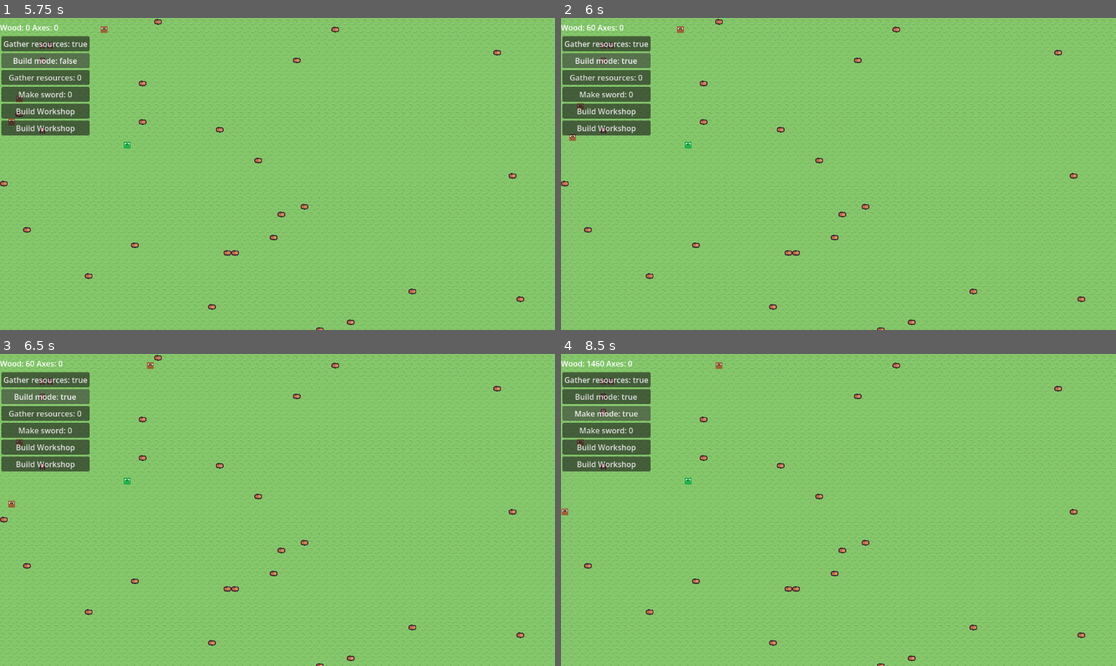
Above: before the commit, frames 1-4 (two rows, left to right).
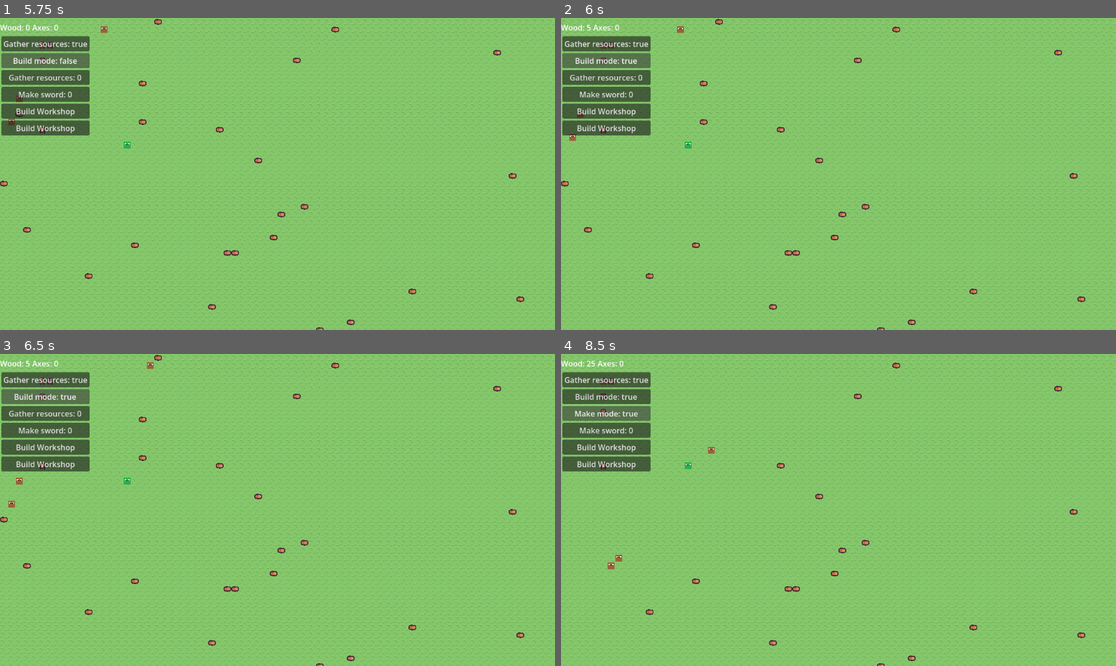
Above: after the commit, the same moments.

Repository: amandodaw/zd-prototype
Game: Godot game, scene res://scenes/world.tscn
Same seed, same stepped clock (60 frames per second), same inputs: the game is played once before the commit and once after it.
Inputs:
- Up to frame 1 (5.75 s): click "Build Workshop" at 0.5 s; click "Build Workshop" at 1.25 s; click "Gather resources: 0" at 2 s; click "Gather resources: true" at 2.75 s; click "Gather resources: false" at 3.5 s; click "Gather resources: 0" at 4.25 s; click "Build mode: true" at 5 s
- Up to frame 2 (6 s): click "Build mode: false" at 5.75 s
- Up to frame 3 (6.5 s): no input
- Up to frame 4 (8.5 s): click "Gather resources: 0" at 6.5 s; click "Make mode: true" at 7.25 s; click "Make mode: false" at 8 s

Frame 1 is identical in both runs. In frame 2, 0.1% of the frame differs, in the area x 2-12%, y 2-32%; in frame 3, 0.1%; in frame 4, 0.4%, in the area x 0-30%, y 2-70%.

Commit message:
Implementado sistema ai funcional.

Diff:
--- a/scripts/entity.gd
+++ b/scripts/entity.gd
@@ -17,8 +17,6 @@
 	return componentes.has(component)
 
 # FIN MIERDA NUEVA
-var target_pos : Vector2i = GridUtils.INVALID
-var adyacent_target_pos : Vector2i = GridUtils.INVALID
 
 var speed := 0.1
 var speed_cont := 0.0
@@ -42,12 +40,12 @@
 # ------------------------------------------------
 
 func set_astar_path() ->void:
-	var choosed_pos = target_pos
+	var choosed_pos = get_component(TargetComponent).target_pos
 	if !city_comp.astar.is_in_bounds(choosed_pos.x, choosed_pos.y):
 		return
-	if city_comp.astar.is_point_solid(target_pos):
-		adyacent_target_pos =  choose_adjacent(target_pos)
-		choosed_pos = adyacent_target_pos
+	if city_comp.astar.is_point_solid(get_component(TargetComponent).target_pos):
+		get_component(TargetComponent).adyacent_target_pos =  choose_adjacent(get_component(TargetComponent).target_pos)
+		choosed_pos = get_component(TargetComponent).adyacent_target_pos
 	if choosed_pos == GridUtils.INVALID:
 		print("no path to take")
 		return
@@ -88,8 +86,8 @@
 
 func attack(delta : float) -> void:
 	if target!=null:
-		target_pos = target.get_component(PositionComponent).grid_pos
-	if is_adjacent(get_component(PositionComponent).grid_pos, target_pos):
+		get_component(TargetComponent).target_pos = target.get_component(PositionComponent).grid_pos
+	if is_adjacent(get_component(PositionComponent).grid_pos, get_component(TargetComponent).target_pos):
 		if attack_cooldown<attack_speed:
 			attack_cooldown+=delta
 			return
@@ -183,13 +181,13 @@
 	return true
 
 func check_target_in_range(range : int) -> bool:
-	if abs(target_pos.x - get_component(PositionComponent).grid_pos.x) + abs(target_pos.y - get_component(PositionComponent).grid_pos.y) <= range:
+	if abs(get_component(TargetComponent).target_pos.x - get_component(PositionComponent).grid_pos.x) + abs(get_component(TargetComponent).target_pos.y - get_component(PositionComponent).grid_pos.y) <= range:
 		return true
 	return false
 
 func reserve_target() -> void:
-	city_comp.reserved_tiles.set(target_pos, true)
+	city_comp.reserved_tiles.set(get_component(TargetComponent).target_pos, true)
 
 func release_target() -> void:
-	if target_pos in city_comp.reserved_tiles:
-		city_comp.reserved_tiles.erase(target_pos)
+	if get_component(TargetComponent).target_pos in city_comp.reserved_tiles:
+		city_comp.reserved_tiles.erase(get_component(TargetComponent).target_pos)
--- a/scripts/human.gd
+++ b/scripts/human.gd
@@ -82,25 +82,37 @@
 	#current_job = city_comp.Tasks.IDLE
 	#path.clear()
 
+func reset_job() ->void:
+	release_target()
+	get_component(TargetComponent).target_pos = GridUtils.INVALID
+	current_job = city_comp.Tasks.IDLE
+	path.clear()
+
 # ------------------------------------------------
 # GATHER
 # ------------------------------------------------
 
 func gather(delta: float) ->void:
 
-	if target_pos == GridUtils.INVALID:
-		target_pos = find_nearest("wood")
-		if target_pos == GridUtils.INVALID or target_pos in city_comp.reserved_tiles:
+	if get_component(TargetComponent).target_pos != GridUtils.INVALID and !city_comp.entities.has(get_component(TargetComponent).target_pos):
+		reset_job()
+		return
+
+	if get_component(TargetComponent).target_pos == GridUtils.INVALID:
+		get_component(TargetComponent).target_pos = find_nearest("wood")
+		if get_component(TargetComponent).target_pos == GridUtils.INVALID or get_component(TargetComponent).target_pos in city_comp.reserved_tiles:
 			print("no wood to take")
+			reset_job()
 			return
 		reserve_target()
 		set_astar_path()
 
-	if get_component(PositionComponent).grid_pos == adyacent_target_pos:
-		elements_map.erase_cell(target_pos)
-		city_comp.entities.erase(target_pos)
-		city_comp.astar.set_point_solid(target_pos, false)
+	if get_component(PositionComponent).grid_pos == get_component(TargetComponent).adyacent_target_pos:
+		elements_map.erase_cell(get_component(TargetComponent).target_pos)
+		city_comp.entities.erase(get_component(TargetComponent).target_pos)
+		city_comp.astar.set_point_solid(get_component(TargetComponent).target_pos, false)
 		city_comp.wood_amount += 5
+		reset_job()
 		return
 
 	follow_path(delta)
@@ -112,18 +124,19 @@
 func build(delta: float) -> void:
 
 	if !city_comp.tasks[city_comp.Tasks.BUILD]:
-		match city_comp.build_orders.get(target_pos):
+		match city_comp.build_orders.get(get_component(TargetComponent).target_pos):
 			"workplace_order":
 				city_comp.wood_amount += workplace_cost
 			"wall_order":
 				city_comp.wood_amount += wall_cost
-		return
-
-	if get_component(PositionComponent).grid_pos == adyacent_target_pos:
+		reset_job()
+		return
+
+	if get_component(PositionComponent).grid_pos == get_component(TargetComponent).adyacent_target_pos:
 
 		build_bar.visible = true
 
-		match city_comp.build_orders.get(target_pos):
+		match city_comp.build_orders.get(get_component(TargetComponent).target_pos):
 			"workplace_order":
 
 				build_bar.value = workplace_build_progress * 10
@@ -131,7 +144,7 @@
 				if workplace_build_progress >= workplace_build_needed:
 					workplace_build_progress = 0
 					place_workplace()
-					city_comp.build_orders.erase(target_pos)
+					city_comp.build_orders.erase(get_component(TargetComponent).target_pos)
 					finish_build()
 					return
 				workplace_build_progress += delta
@@ -144,7 +157,7 @@
 				if wall_progress >= wall_needed:
 					wall_progress = 0
 					place_wall()
-					city_comp.build_orders.erase(target_pos)
+					city_comp.build_orders.erase(get_component(TargetComponent).target_pos)
 					finish_build()
 					return
 
@@ -160,8 +173,8 @@
 				print("not enough wood")
 				return false
 			city_comp.wood_amount -= wall_cost
-			target_pos = build_order
-			adyacent_target_pos = choose_adjacent(build_order)
+			get_component(TargetComponent).target_pos = build_order
+			get_component(TargetComponent).adyacent_target_pos = choose_adjacent(build_order)
 			reserve_target()
 			set_astar_path()
 			return true
@@ -171,7 +184,7 @@
 
 func place_workplace() -> void:
 	for offset in workplace_form:
-		var target_cell = target_pos + offset
+		var target_cell = get_component(TargetComponent).target_pos + offset
 		var atlas_coords = workplace_origin + offset
 
 		elements_map.set_cell(target_cell, 0, atlas_coords)
@@ -183,7 +196,7 @@
 
 func place_wall() -> void:
 
-	var target_cell = target_pos
+	var target_cell = get_component(TargetComponent).target_pos
 	var atlas_coords = wall_origin
 
 	city_comp.entities.set(target_cell, "wall")
@@ -199,6 +212,7 @@
 
 func finish_build():
 
+	reset_job()
 	build_bar.visible = false
 
 
@@ -210,9 +224,10 @@
 
 	if !city_comp.tasks[city_comp.Tasks.MAKE]:
 		city_comp.wood_amount += make_axe_cost
-		return
-
-	if get_component(PositionComponent).grid_pos == target_pos:
+		reset_job()
+		return
+
+	if get_component(PositionComponent).grid_pos == get_component(TargetComponent).target_pos:
 
 		build_bar.visible = true
 
@@ -234,8 +249,8 @@
 			if city_comp.wood_amount < make_axe_cost:
 				print("not enough wood")
 				return false
-			target_pos = find_nearest("workplace")
-			if target_pos == GridUtils.INVALID:
+			get_component(TargetComponent).target_pos = find_nearest("workplace")
+			if get_component(TargetComponent).target_pos == GridUtils.INVALID:
 				print("no workplace available")
 				return false
 			city_comp.make_orders.erase(make_order)
--- a/scripts/systems/ai_system.gd
+++ b/scripts/systems/ai_system.gd
@@ -31,5 +31,10 @@
 	var ai_comp = entity.get_component(AIComponent)
 	var target_comp = entity.get_component(TargetComponent)
 	var city_comp = entity.get_component(CityComponent)
+	release_target(entity)
 	target_comp.target_pos = GridUtils.INVALID
 	ai_comp.current_job = CityComponent.Tasks.IDLE
+
+func release_target(entity : Entity) -> void:
+	if entity.get_component(TargetComponent).target_pos in entity.city_comp.reserved_tiles:
+		entity.city_comp.reserved_tiles.erase(entity.get_component(TargetComponent).target_pos)
--- a/scripts/world.gd
+++ b/scripts/world.gd
@@ -79,6 +79,7 @@
 	var zombie : Entity = zombie_scene.instantiate()
 	zombie.add_component(HealthComponent.new())
 	zombie.add_component(PositionComponent.new())
+	zombie.add_component(TargetComponent.new())
 	zombie.position = pos
 	zombie.get_component(PositionComponent).grid_pos = elements_map.local_to_map(pos)
 	add_child(zombie)
--- a/scripts/zombie.gd
+++ b/scripts/zombie.gd
@@ -18,14 +18,14 @@
 	choose_target()
 
 func find_human() ->bool:
-	target_pos = find_nearest_alive("human")
-	if target_pos == GridUtils.INVALID:
+	get_component(TargetComponent).target_pos = find_nearest_alive("human")
+	if get_component(TargetComponent).target_pos == GridUtils.INVALID:
 		print("no human found")
 		return false
 
 	if check_target_in_range(10):
-		print("human in range", get_component(PositionComponent).grid_pos, target_pos)
-		target = city_comp.living_entities[target_pos]
+		print("human in range", get_component(PositionComponent).grid_pos, get_component(TargetComponent).target_pos)
+		target = city_comp.living_entities[get_component(TargetComponent).target_pos]
 		return true
 
 	print("no human in range")
@@ -35,12 +35,12 @@
 	if find_human():
 		set_astar_path()
 		return
-	target_pos = find_nearest_alive("wall")
-	print("pared encontrada :", target_pos)
-	if target_pos == GridUtils.INVALID:
+	get_component(TargetComponent).target_pos = find_nearest_alive("wall")
+	print("pared encontrada :", get_component(TargetComponent).target_pos)
+	if get_component(TargetComponent).target_pos == GridUtils.INVALID:
 		print("no human or wall to attack")
 		return
-	if !city_comp.living_entities.has(target_pos):
+	if !city_comp.living_entities.has(get_component(TargetComponent).target_pos):
 		return
-	target = city_comp.living_entities[target_pos]
+	target = city_comp.living_entities[get_component(TargetComponent).target_pos]
 	set_astar_path()
